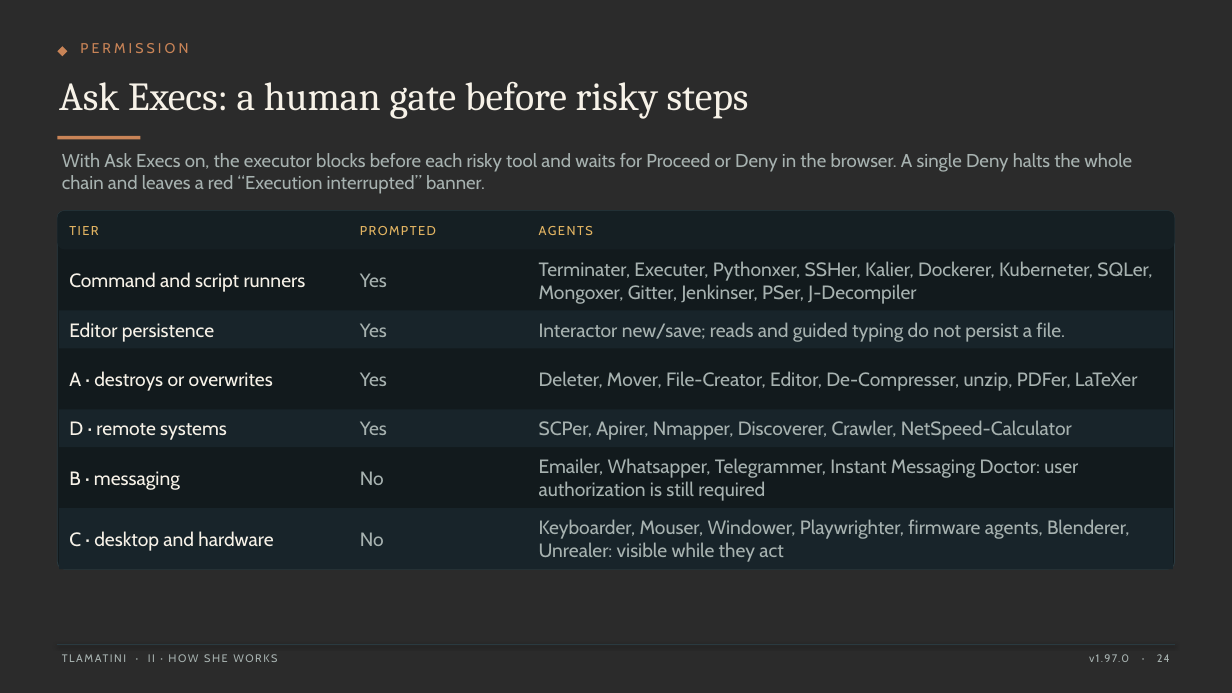
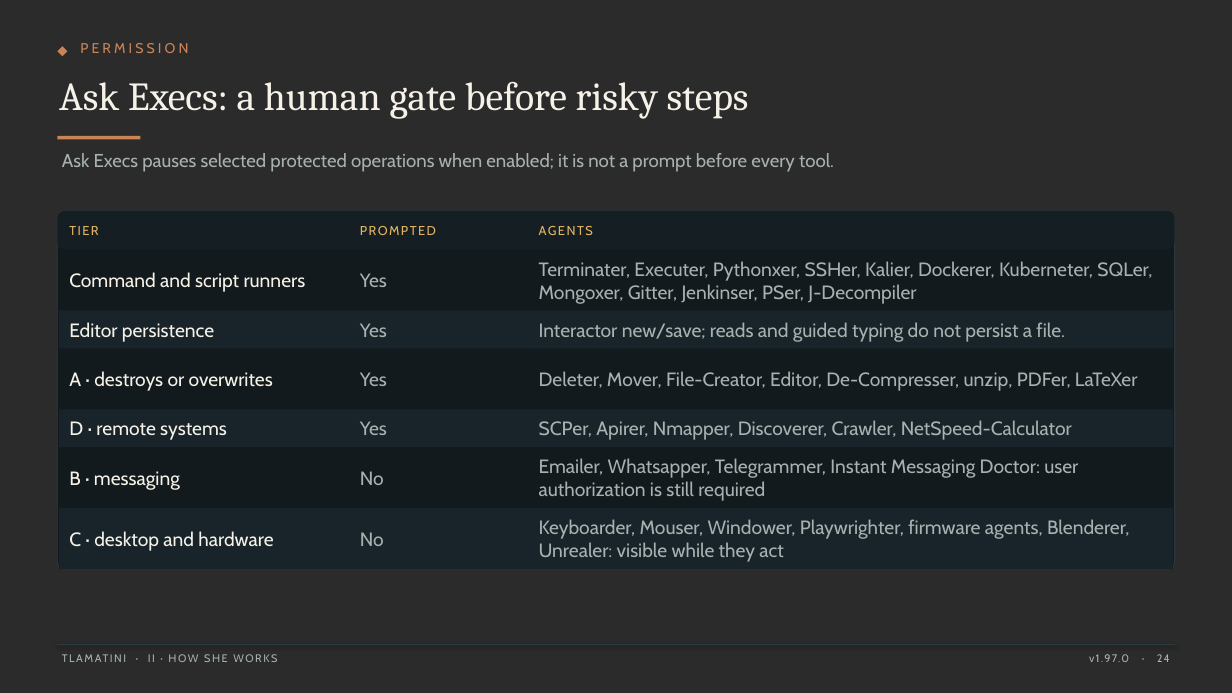
Before and after one commit to XAIHT/Tlamatini, a slide deck: slide 24 of Tlamatini_eXtended_Artificial_Intelligence_Humanly_Tempered.pptx. Drawn at 1232x693 pixels with LibreOffice and Linux fonts; fonts in the diff are those of the drawing; background and template pictures are left out; a plain dark background stands for a picture behind light text. Boxes give left, top, right and bottom in pixels: in the first picture for what was removed or moved away, otherwise in the second. Text is boxed around its words. In the diff, an @@ line names an element or a change of style, - is before the commit and + after.

```diff
--- a/Tlamatini_eXtended_Artificial_Intelligence_Humanly_Tempered.pptx
+++ b/Tlamatini_eXtended_Artificial_Intelligence_Humanly_Tempered.pptx
@@ text at box(62, 153, 834, 172): text changed @@
-With Ask Execs on, the executor blocks before each risky tool and waits for Proceed or Deny in the browser. A single Deny halts the whole chain and leaves a red “Execution interrupted” banner.
+Ask Execs pauses selected protected operations when enabled; it is not a prompt before every tool.
```
Also in this commit, not shown: 205 other slides changed, 6 slides added, 20 other files.
